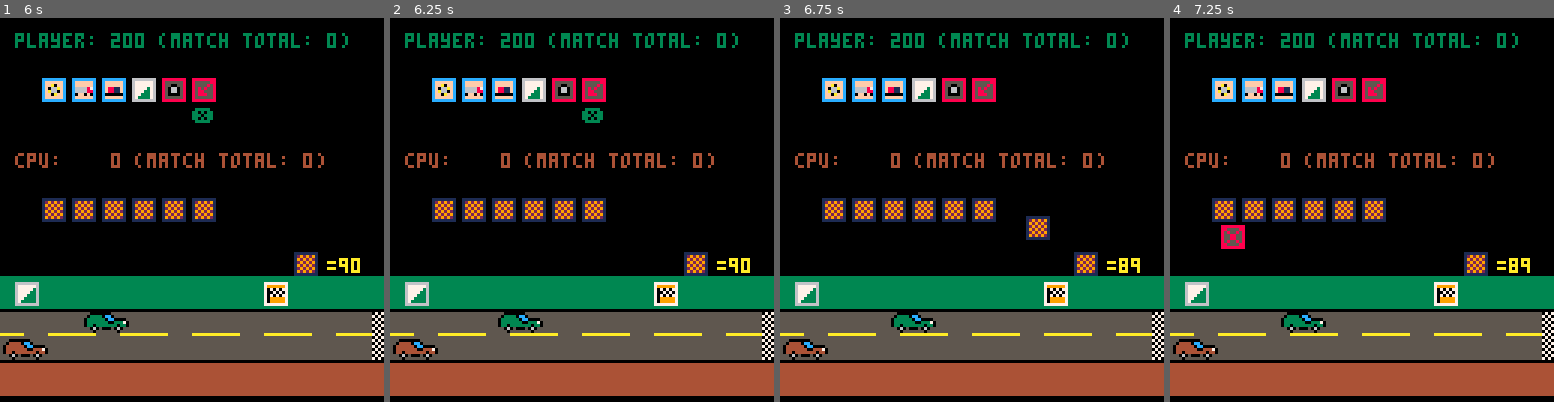
Above: before the commit, frames 1-4 (left to right).
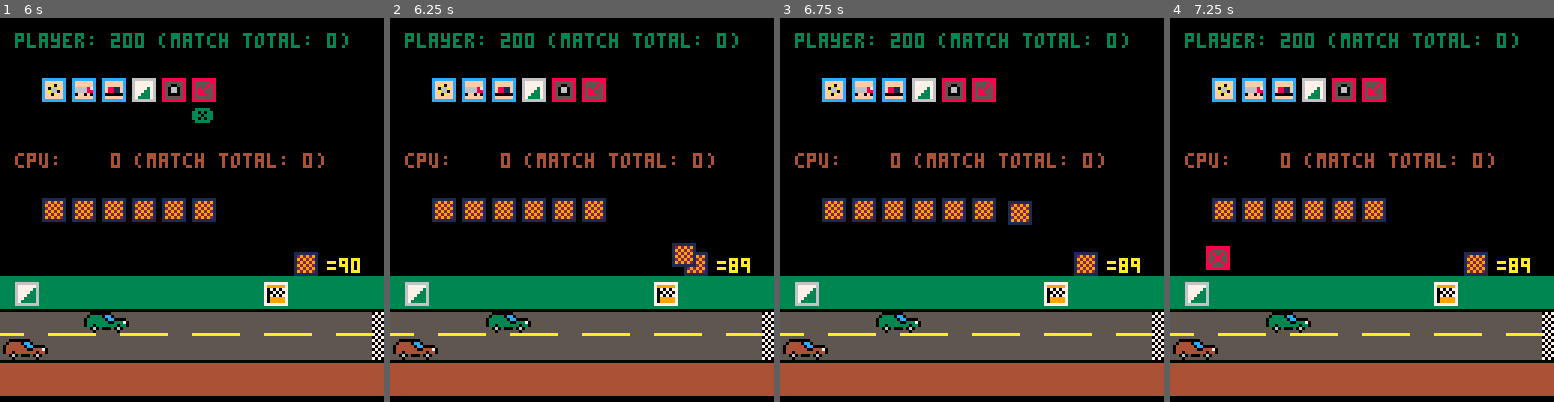
Above: after the commit, the same moments.

Repository: charles-christiansen/kilowar
Game: PICO-8 cartridge kilowar.p8
The game is run twice, just before and just after one commit, with the same random seed, the same clock (stepped at 60 frames per second) and the same inputs.
Inputs:
- Up to frame 1 (6 s): tap O (Z key) at 0.33, 0.7, 1.43, 2.22, 3.1, 3.98, 4.87, 5.75 s; tap X (X key) at 1.07, 2.07, 2.4, 2.73, 3.07, 3.4, 3.73, 4.07, 4.4, 4.73, 5.07, 5.4, 5.73 s; hold Left 1.97-2.37 s; hold Down 2.42-2.82 s; hold Right 2.87-3.53 s; hold Up 3.58-4.08 s; hold Right 4.13-4.53 s; hold Down 4.58-5.08 s; hold Left 5.13-5.8 s; hold Up from 5.85 s (still down)
- Up to frame 2 (6.25 s): tap X (X key) at 6.07 s; release Up at 6.18 s; hold Left from 6.23 s (still down)
- Up to frame 3 (6.75 s): tap X (X key) at 6.4, 6.73 s; release Left at 6.63 s; tap O (Z key) at 6.63 s; hold Down from 6.68 s (still down)
- Up to frame 4 (7.25 s): tap X (X key) at 7.07 s; release Down at 7.08 s; hold Right from 7.13 s (still down)

Frame 1 is identical in both runs. In frame 2, 1.0% of the frame differs, in the area x 25-93%, y 23-83%; in frame 3, 1.2%; in frame 4, 1.3%, in the area x 9-41%, y 53-83%.

Commit message:
Fine tuned race track visuals and fixed coup fourre race condition

Diff:
--- a/kilowar.p8
+++ b/kilowar.p8
@@ -301,8 +301,8 @@
 				debug = "⬆️ = extend ⬇️ = end"
 				if btnp(2) then
 					curgoal = extgoal
-					player.carx = player.score * 0.128
-					cpu.carx = cpu.score * 0.128
+					player.carx = player.score * 0.112
+					cpu.carx = cpu.score * 0.112
 					debug = "player extends to 1000!"
 					calledext = "player"
 					racewinner = ""
@@ -338,8 +338,8 @@
 					extdraw = flr(rnd(100))+1
 					if extdraw > 50 then
 						curgoal = extgoal
-						player.carx = player.score * 0.128
-						cpu.carx = cpu.score * 0.128
+						player.carx = player.score * 0.112
+						cpu.carx = cpu.score * 0.112
 						debug = "cpu extends to 1000!"
 						calledext = "cpu"
 						racewinner = ""
@@ -451,6 +451,7 @@
 
 		if not turninprogress and not drawupinprogress then
 			playinprogress = false
+			cancf = false
 			if not multidraw then
 				if currentplayer.name==player.name then
 					currentplayer = cpu
@@ -468,9 +469,8 @@
 			else
 				multidraw = false
 			end
+			iscf = false
 			drawupinprogress = true
-			cancf = false
-			iscf = false
 		end
 		if drawupinprogress then
 			if drawncard != nil then
@@ -1128,7 +1128,7 @@
 	else
 		vlu = 0
 	end
---	debug = "px="..player.carx.." cx="..cpu.carx.." vlu="..vlu
+
 	if debug != "" then
 		print(debug,5,playerbox.y+2,10)
 	else
@@ -1412,13 +1412,13 @@
 
 function animatecar(_player,_value)
 	if curgoal == stdgoal then
-		movefactor = 0.1829
+		movefactor = 0.16
 	else
-		movefactor = 0.128
+		movefactor = 0.112
 	end
 
 	cardestx = _player.carx + (_value * movefactor)
-	if cardestx > 128 then
+	if cardestx + 1 > 112 then
 		cardestx = 128
 	end
 	_player.cardx = carspeed
